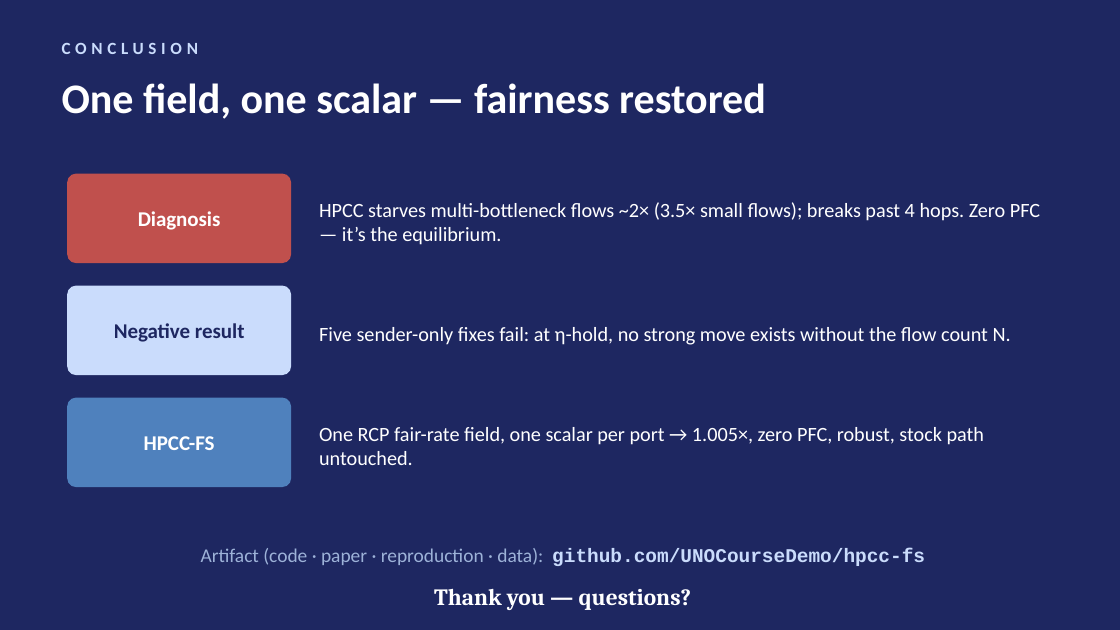
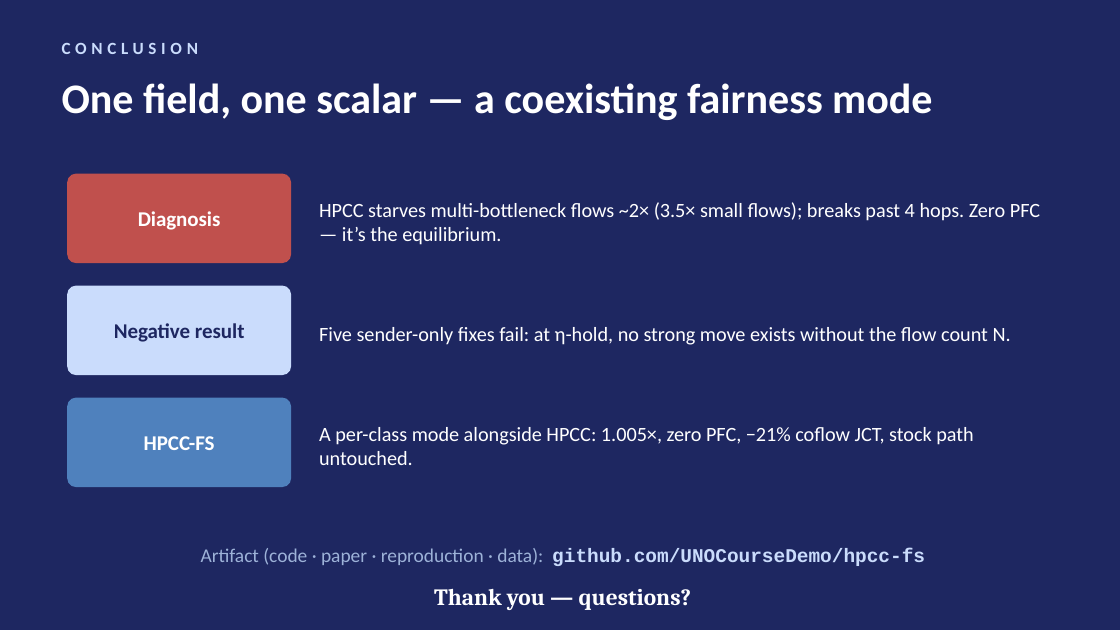
Before and after one commit to UNOCourseDemo/hpcc-fs, a slide deck: slide 17 of examples/hpcc/hpcc-fs/talk/ipccc2026-talk.pptx (slide 16 before the commit). Drawn at 1120x630 pixels with LibreOffice and Linux fonts; fonts in the diff are those of the drawing. Boxes give left, top, right and bottom in pixels: in the first picture for what was removed or moved away, otherwise in the second. Text is boxed around its words. In the diff, an @@ line names an element or a change of style, - is before the commit and + after.

Commit message:
talk: operating-mode framing + coflow JCT slide

```diff
--- a/examples/hpcc/hpcc-fs/talk/ipccc2026-talk.pptx
+++ b/examples/hpcc/hpcc-fs/talk/ipccc2026-talk.pptx
@@ text at bbox=[62, 83, 932, 120]: text changed @@
-One field, one scalar — fairness restored
+One field, one scalar — a coexisting fairness mode
@@ text at bbox=[319, 427, 973, 465]: text changed @@
-One RCP fair-rate field, one scalar per port → 1.005×, zero PFC, robust, stock path untouched.
+A per-class mode alongside HPCC: 1.005×, zero PFC, −21% coflow JCT, stock path untouched.
```
Also in this commit, not shown: 5 other slides changed, 1 slide added, 3 other files.
